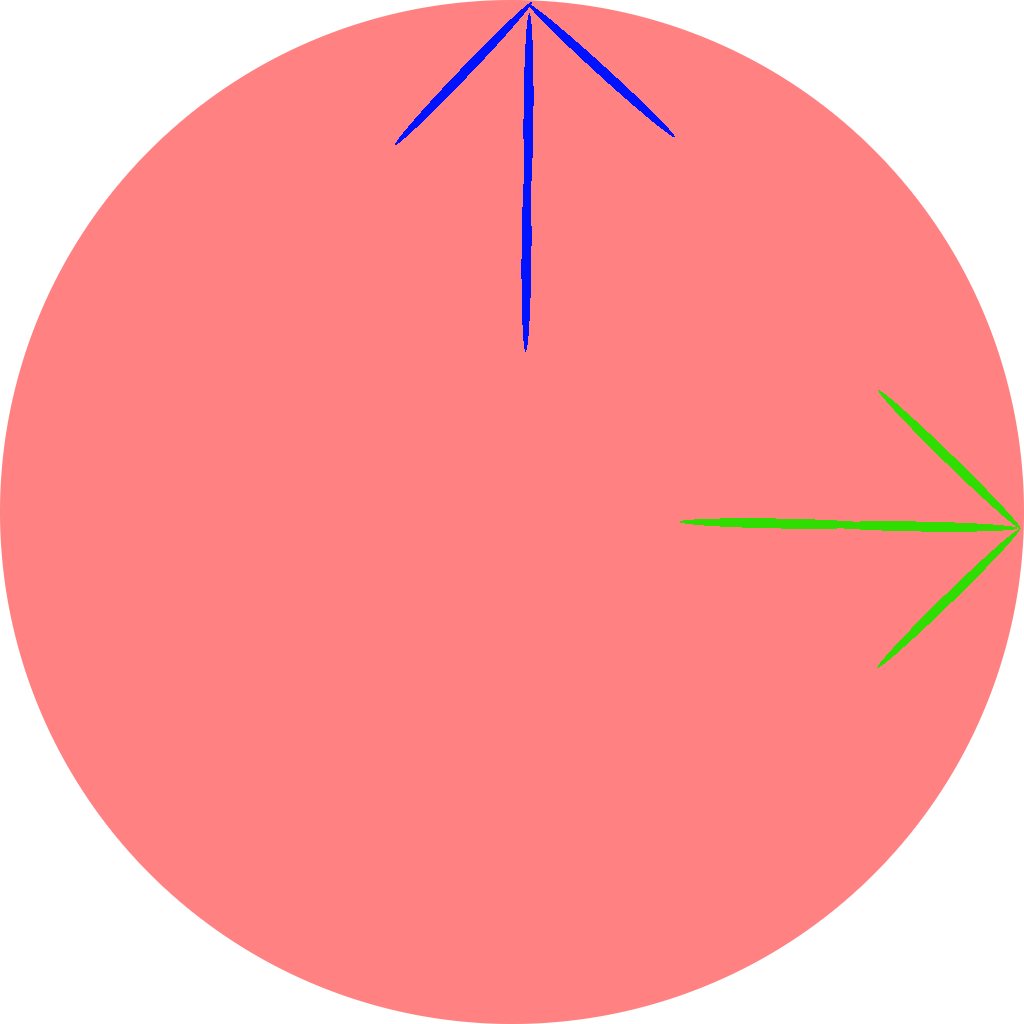
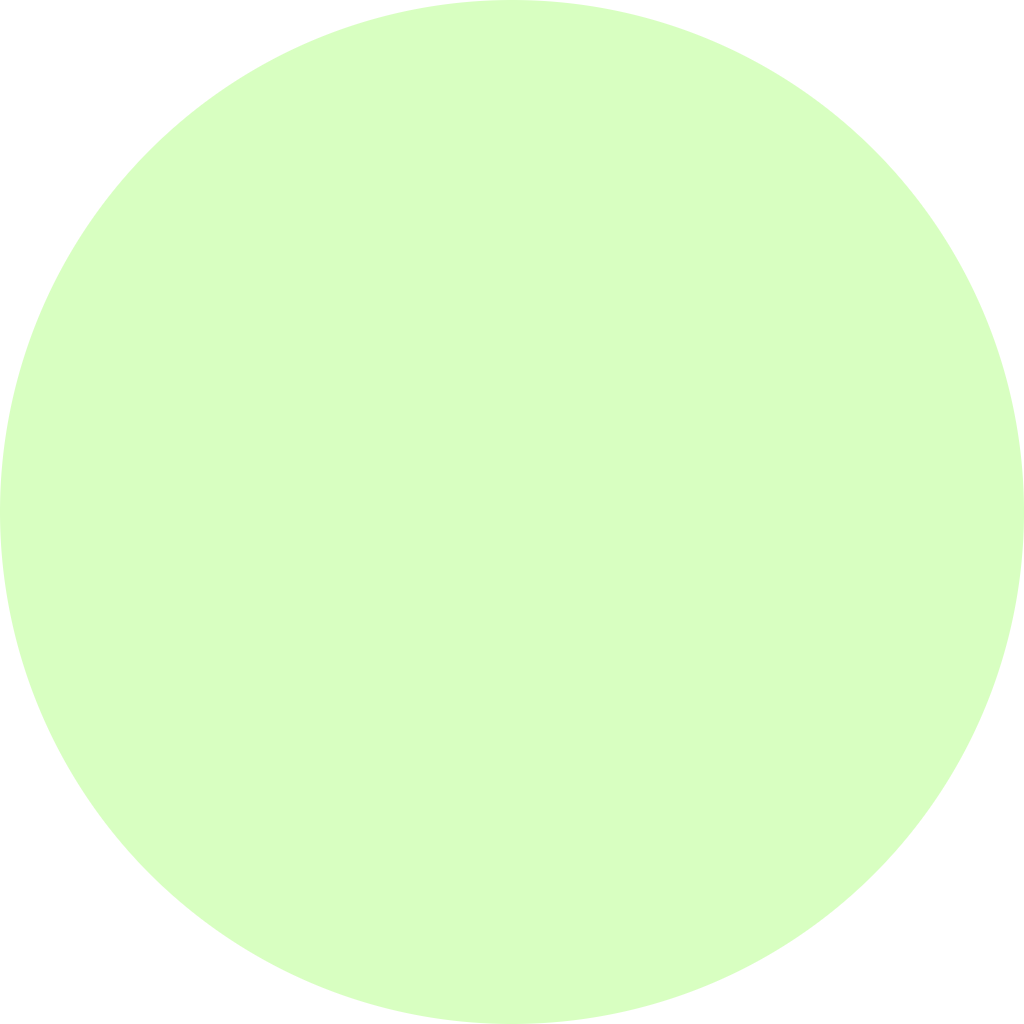
Two versions of the same layered image (1024×1024). Layer-by-layer changes:
hid "Calque #4" over bbox(395, 2, 1021, 668)
hid "Calque" over bbox(0, 0, 1024, 1024)
added layer "Calque #5" above "Arrière-plan" over bbox(0, 0, 1024, 1024)
